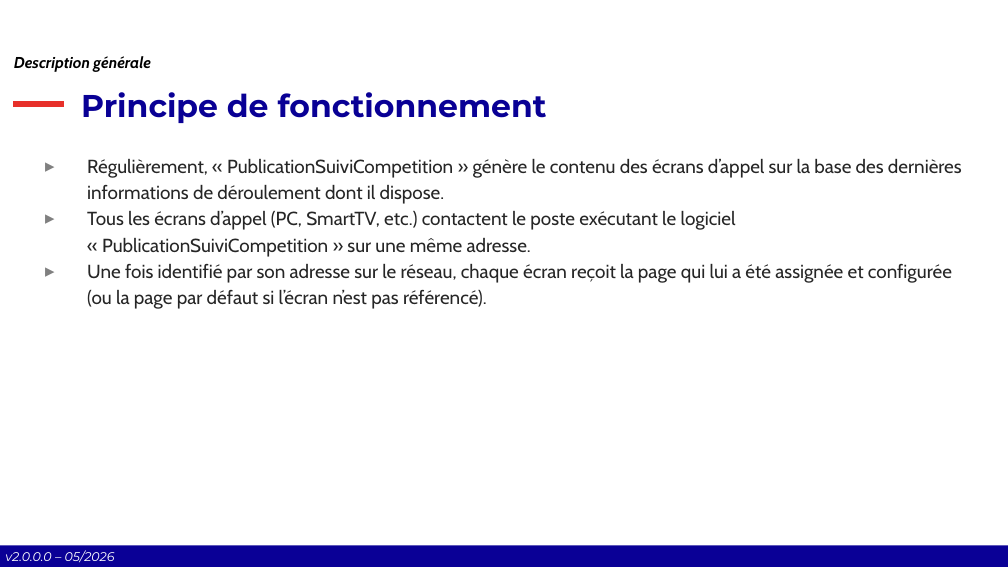
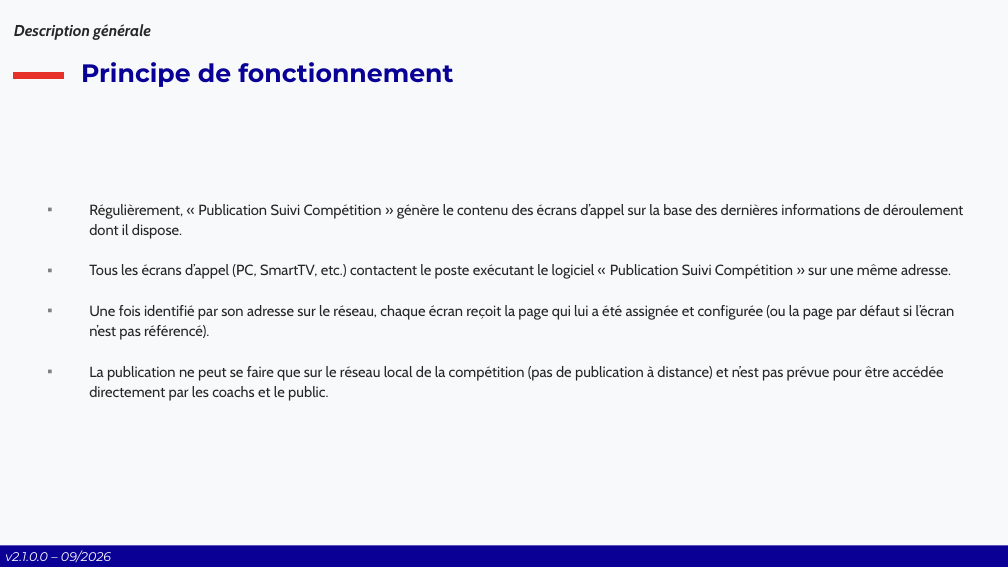
Before and after one commit to Comite-Rhone-Judo/PublicationSuiviCompetition, a slide deck: slide 7 of AppPublication/Documentation/PublicationSuiviCompetition - Manuel d'utilisation.pptx. Drawn at 1008x567 pixels with LibreOffice and Linux fonts; fonts in the diff are those of the drawing; background and template pictures are left out. Boxes give left, top, right and bottom in pixels: in the first picture for what was removed or moved away, otherwise in the second. Text is boxed around its words. In the diff, an @@ line names an element or a change of style, - is before the commit and + after.

Commit message:
Tri phases + ordre XML, corrections XAML & ergonomie
- Ajout du tri des phases et de l'attribut "ordre" dans l'export XML (ExportXML.cs, Phase.cs, ConstantXML.cs)
- Mise à jour de l'XSLT avancement_site.xslt pour affichage ordonné et ergonomique des phases
- Harmonisation des libellés, info-bulles et textes dans les vues XAML (cohérence typographique, accents, espaces)
- Correction de l'auto-refresh JS pour éviter le rechargement intempestif
- Ajustement de la hauteur de RechercheServer.xaml
- Uniformisation des boutons "OK" dans les dialogues

```diff
--- a/AppPublication/Documentation/PublicationSuiviCompetition - Manuel d'utilisation.pptx
+++ b/AppPublication/Documentation/PublicationSuiviCompetition - Manuel d'utilisation.pptx
@@ background #FFFFFF to #F8F9FA @@
@@ text "Description générale": place and size @@
-text "Description générale" at box(14, 56, 151, 72)
+text "Description générale" at box(14, 24, 151, 40)
@@ text "Description générale" at box(14, 24, 151, 40): text colour #000000 to #262626 @@
@@ title "Principe de fonctionnement": place and size @@
-title "Principe de fonctionnement" at box(81, 92, 547, 123)
+title "Principe de fonctionnement" at box(81, 62, 453, 87)
@@ title "Principe de fonctionnement" at box(81, 62, 453, 87): size 30 to 24 pt; vertical alignment bottom to middle @@
@@ line moved from (14, 104) - (64, 104) to (14, 76) - (64, 76) @@
@@ rectangle removed at box(227, 116, 782, 450) @@
@@ text "Régulièrement, « Publication Suivi Compétition ...": place and size @@
-text "Régulièrement, « Publication Suivi Compétition ..." at box(87, 159, 962, 309)
+text "Régulièrement, « Publication Suivi Compétition ..." at box(89, 204, 964, 401)
@@ text at box(89, 204, 964, 279): text changed; size 18 to 14 pt @@
-▸ Régulièrement, « PublicationSuiviCompetition » génère le contenu des écrans d’appel sur la base des dernières informations de déroulement dont il dispose.
-▸ Tous les écrans d’appel (PC, SmartTV, etc.) contactent le poste exécutant le logiciel « PublicationSuiviCompetition » sur une même adresse.
+▪ Régulièrement, « Publication Suivi Compétition » génère le contenu des écrans d’appel sur la base des dernières informations de déroulement dont il dispose.
+▪ Tous les écrans d’appel (PC, SmartTV, etc.) contactent le poste exécutant le logiciel « Publication Suivi Compétition » sur une même adresse.
@@ text at box(89, 305, 955, 340): size 18 to 14 pt in "Une fois identifié par son adresse sur ..."; bullet ▸ to ▪ @@
@@ text at box(89, 366, 944, 401): paragraph added @@
+▪ La publication ne peut se faire que sur le réseau local de la compétition (pas de publication à distance) et n’est pas prévue pour être accédée directement par les coachs et le public.
@@ text at box(5, 550, 111, 563): text changed @@
-v2.0.0.0 – 05/2026
+v2.1.0.0 – 09/2026
```
Also in this commit, not shown: 51 other slides changed, 4 slides added, 1 slide removed, 16 other files.
